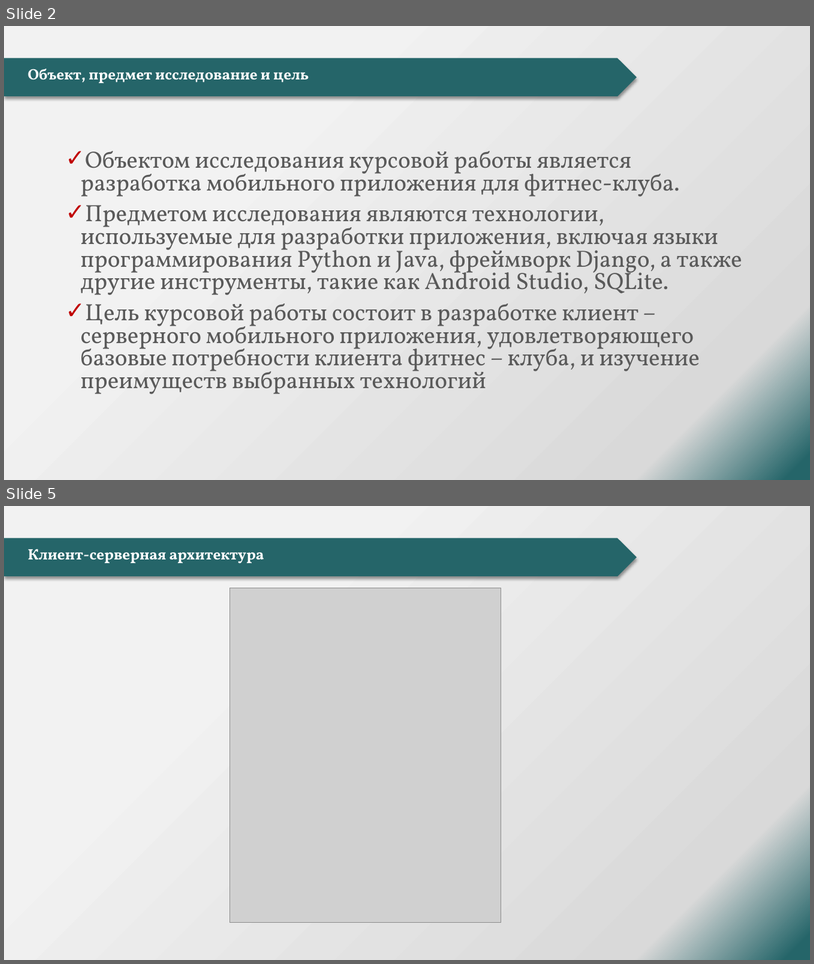
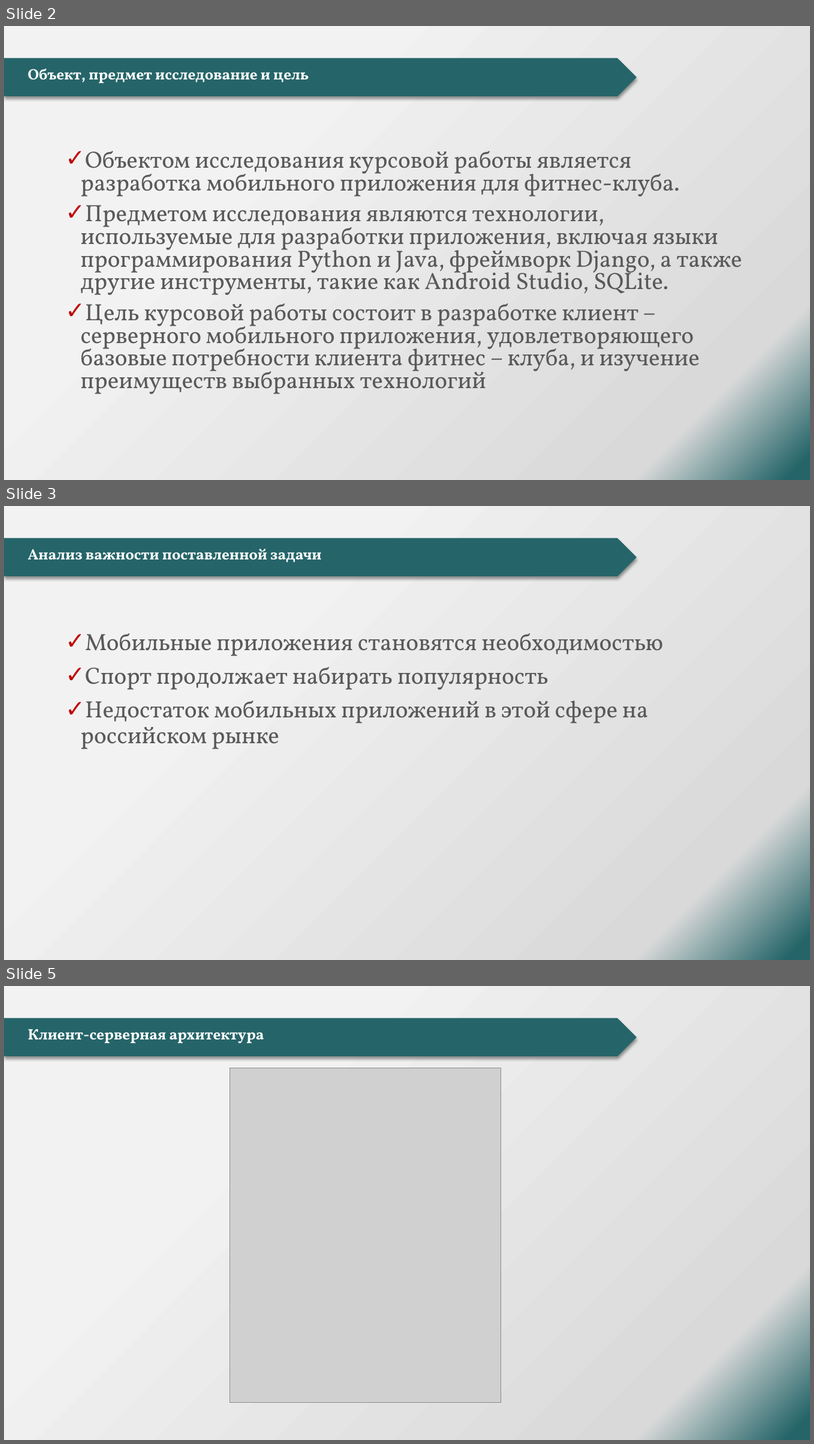
Before and after one commit to ALKOTS/Diplom, a slide deck: Данилин А.А.pptx. Shown one above the other, each under a label of ours: slides 2 and 5 before the commit, slides 2, 3 and 5 after it; the slides between them are not shown. The pictures are 814x964 and 814x1444 pixels, drawn with LibreOffice and Linux fonts; fonts in the diff are those of the drawing; grey boxes stand for pictures; background and template pictures are left out. Boxes give left, top, right and bottom in pixels: in the first picture for what was removed or moved away, otherwise in the second. Text is boxed around its words. In the diff, an @@ line names an element or a change of style, - is before the commit and + after.

```diff
--- a/Данилин А.А.pptx
+++ b/Данилин А.А.pptx
@@ slide 3 added at (4,506,810,960), background gradient #F2F2F2 to #D9D9D9 to #256569; not listed: 1 template element that a slide beside it also shows @@
@@ title added at (28,549,321,562), 18 pt, text #FFFFFF, bold @@
+Анализ важности поставленной задачи
@@ text added at (81,633,663,749), 28 pt, text #595959 @@
+✓ Мобильные приложения становятся необходимостью
+✓ Спорт продолжает набирать популярность
+✓ Недостаток мобильных приложений в этой сфере на российском рынке
```
Also in this commit, not shown: 1 slide changed, 1 slide removed, 4 other files.
